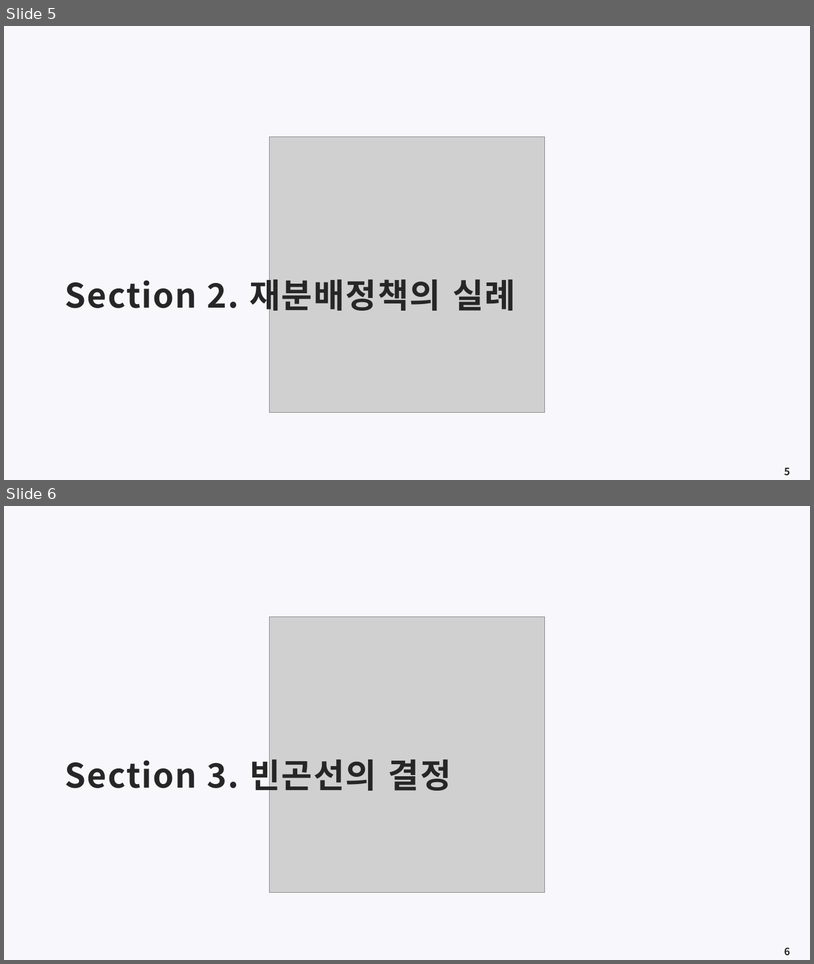
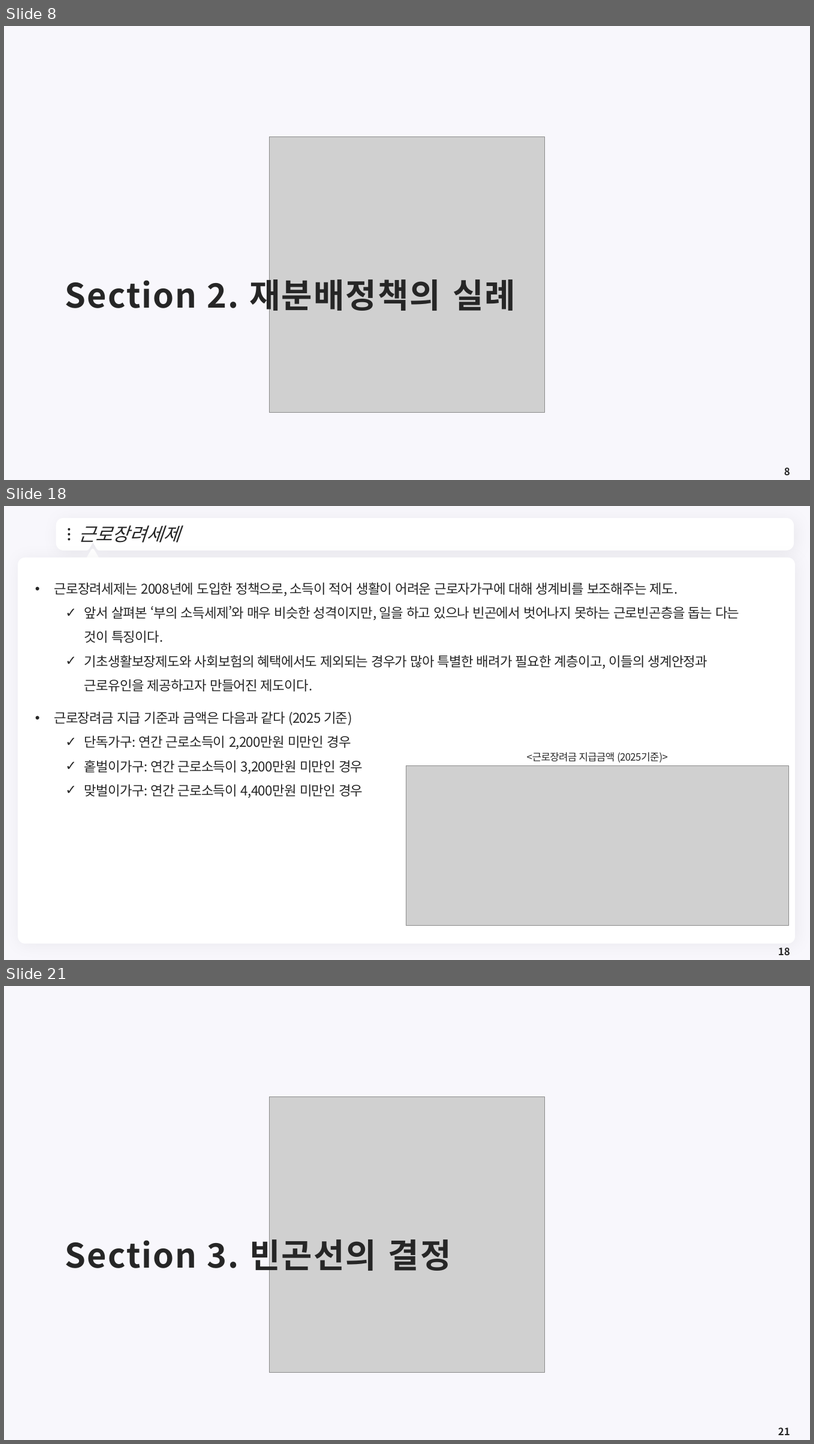
Before and after one commit to meandthey/Teaching, a slide deck: 재정학/01_Lectures/재정학_Chapter_9.pptx. Shown one above the other, each under a label of ours: slides 5 and 6 before the commit, slides 8, 18 and 21 after it; the slides between them are not shown. The pictures are 814x964 and 814x1444 pixels, drawn with LibreOffice and Linux fonts; fonts in the diff are those of the drawing; grey boxes stand for pictures; background and template pictures are left out. Boxes give left, top, right and bottom in pixels: in the first picture for what was removed or moved away, otherwise in the second. Text is boxed around its words. In the diff, an @@ line names an element or a change of style, - is before the commit and + after.

```diff
--- a/재정학/01_Lectures/재정학_Chapter_9.pptx
+++ b/재정학/01_Lectures/재정학_Chapter_9.pptx
@@ slide 18 added at [4, 506, 810, 960], background #F8F7FC @@
@@ freeform shape added at [59, 521, 792, 548], fill #FFFFFF, outline #FFFFFF 7.25 pt @@
@@ ellipse added at [68, 528, 71, 531], fill #262626 @@
@@ ellipse added at [68, 533, 71, 535], fill #262626 @@
@@ ellipse added at [68, 538, 71, 540], fill #262626 @@
@@ title added at [78, 525, 180, 543], 22 pt, text #262626, italic @@
+근로장려세제
@@ freeform shape added at [776, 530, 783, 539], fill #FFFFFF @@
@@ rounded rectangle added at [18, 558, 796, 943], fill #FFFFFF @@
@@ triangle added at [86, 550, 99, 562], fill #FFFFFF, outline #FFFFFF 3.75 pt @@
@@ text added at [54, 582, 740, 691], 16 pt, text #262626 @@
+• 근로장려세제는 2008년에 도입한 정책으로, 소득이 적어 생활이 어려운 근로자가구에 대해 생계비를 보조해주는 제도.
+  ✓ 앞서 살펴본 ‘부의 소득세제’와 매우 비슷한 성격이지만, 일을 하고 있으나 빈곤에서 벗어나지 못하는 근로빈곤층을 돕는 다는 것이 특징이다.
+  ✓ 기초생활보장제도와 사회보험의 혜택에서도 제외되는 경우가 많아 특별한 배려가 필요한 계층이고, 이들의 생계안정과 근로유인을 제공하고자 만들어진 제도이다.
@@ text added at [54, 711, 363, 798], 16 pt, text #262626 @@
+• 근로장려금 지급 기준과 금액은 다음과 같다 (2025 기준)
+  ✓ 단독가구: 연간 근로소득이 2,200만원 미만인 경우
+  ✓ 홑벌이가구: 연간 근로소득이 3,200만원 미만인 경우
+  ✓ 맞벌이가구: 연간 근로소득이 4,400만원 미만인 경우
@@ text added at [527, 752, 668, 762], 12 pt, text #262626 @@
+<근로장려금 지급금액 (2025기준)>
@@ picture added at [406, 766, 789, 925] @@
@@ page number added at [779, 947, 791, 955], 12 pt, text #262626, bold @@
+18
@@ what was slide 5 is now slide 8 @@
@@ page number at [785, 467, 791, 475]: text changed @@
-5
+8
@@ what was slide 6 is now slide 21 @@
@@ page number at [779, 1427, 791, 1435]: text changed @@
-6
+21
```
Also in this commit, not shown: 1 slide changed, 14 other slides added, 55 other files.
